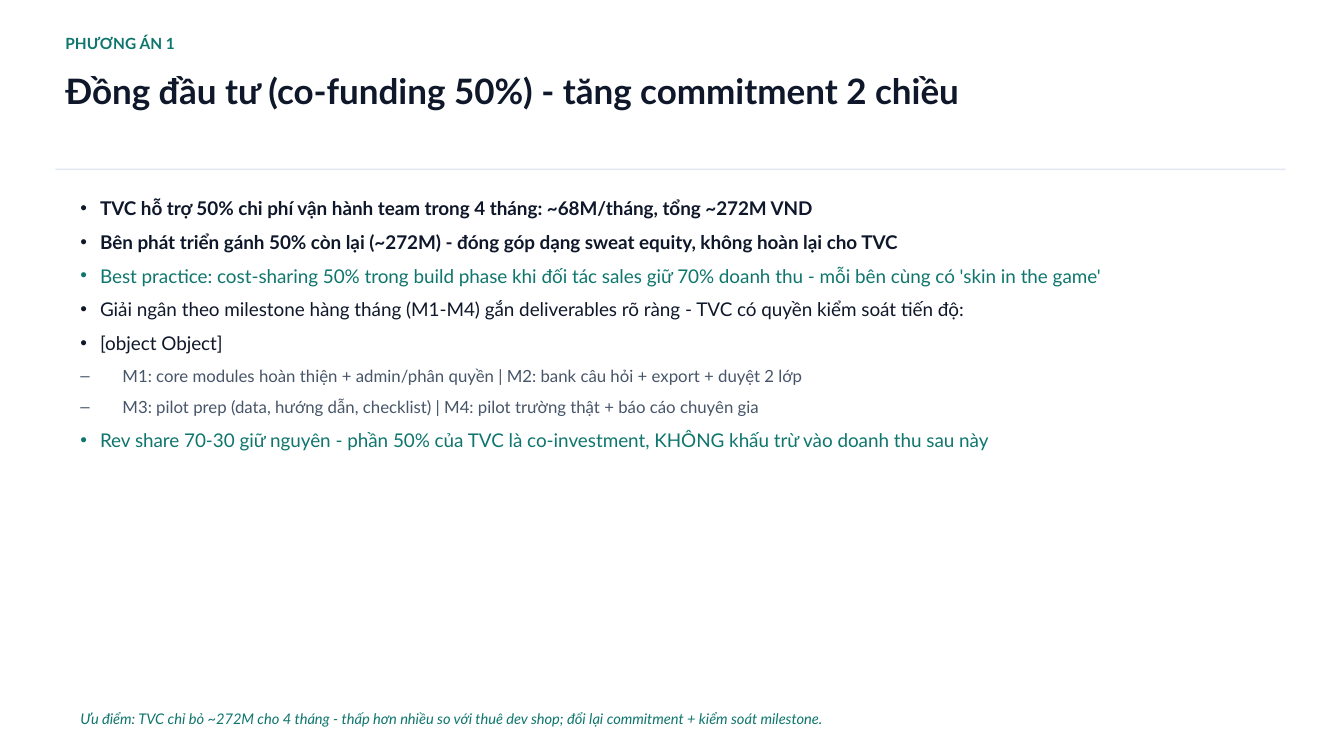
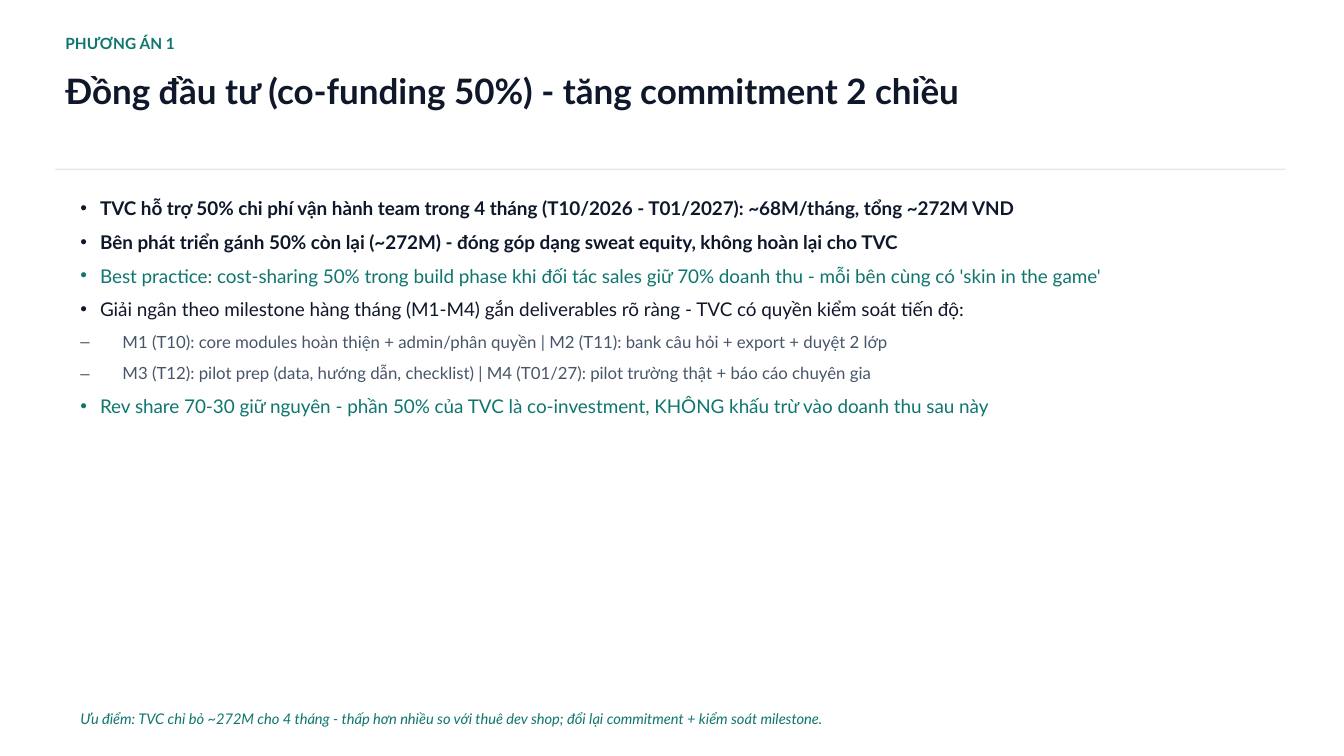
Before and after one commit to saintzzz/so-chu-nhiem-so, a slide deck: slide 5 of docs/handover/PROPOSAL-chi-phi-dev-4thang.pptx. Drawn at 1344x756 pixels with LibreOffice and Linux fonts; fonts in the diff are those of the drawing. Boxes give left, top, right and bottom in pixels: in the first picture for what was removed or moved away, otherwise in the second. Text is boxed around its words. In the diff, an @@ line names an element or a change of style, - is before the commit and + after.

```diff
--- a/docs/handover/PROPOSAL-chi-phi-dev-4thang.pptx
+++ b/docs/handover/PROPOSAL-chi-phi-dev-4thang.pptx
@@ text at [100, 199, 1014, 219]: text changed @@
-• TVC hỗ trợ 50% chi phí vận hành team trong 4 tháng: ~68M/tháng, tổng ~272M VND
+• TVC hỗ trợ 50% chi phí vận hành team trong 4 tháng (T10/2026 - T01/2027): ~68M/tháng, tổng ~272M VND
@@ text at [122, 334, 888, 382]: text changed @@
-• [object Object]
-– M1: core modules hoàn thiện + admin/phân quyền | M2: bank câu hỏi + export + duyệt 2 lớp
-– M3: pilot prep (data, hướng dẫn, checklist) | M4: pilot trường thật + báo cáo chuyên gia
+– M1 (T10): core modules hoàn thiện + admin/phân quyền | M2 (T11): bank câu hỏi + export + duyệt 2 lớp
+– M3 (T12): pilot prep (data, hướng dẫn, checklist) | M4 (T01/27): pilot trường thật + báo cáo chuyên gia
```
Also in this commit, not shown: 7 other slides changed, 1 other file.
